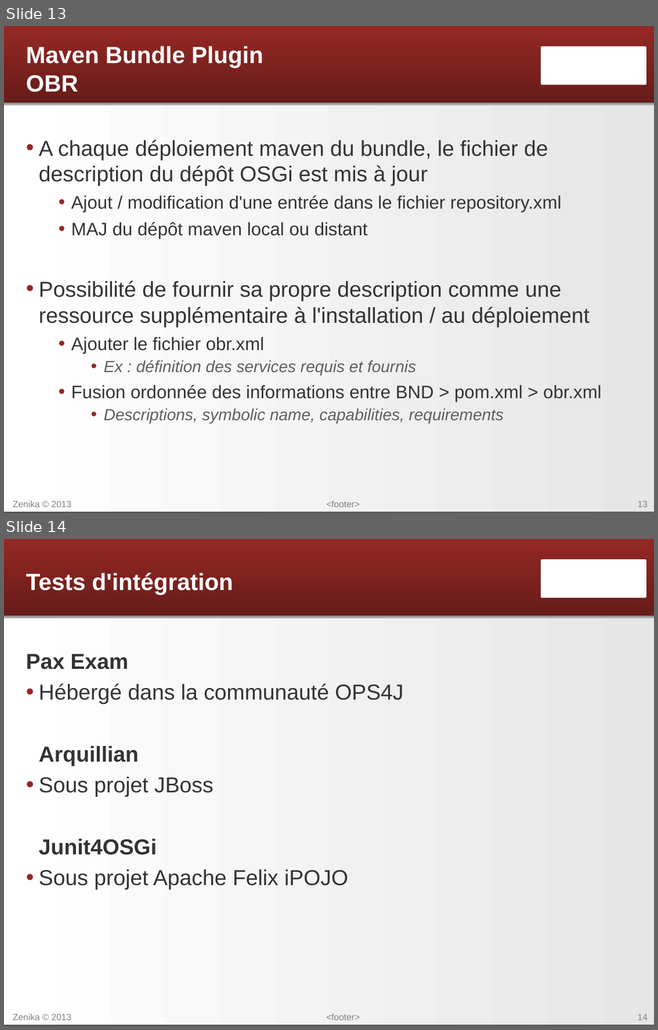
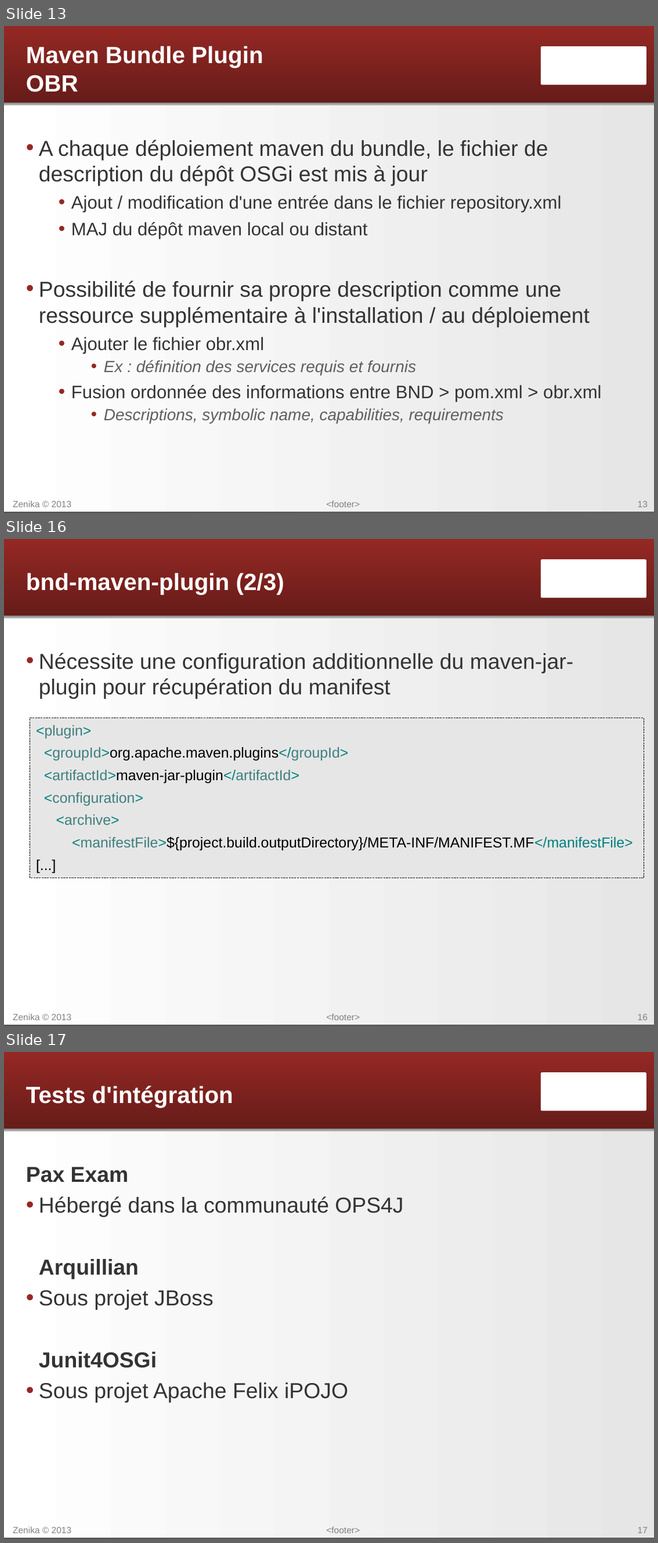
Before and after one commit to Zenika-Training/formation-osgi, a slide deck: SVN/OSGi - 11 - Industrialisation.odp. Shown one above the other, each under a label of ours: slides 13 and 14 before the commit, slides 13, 16 and 17 after it; the slides between them are not shown. The pictures are 658x1030 and 658x1543 pixels, drawn with LibreOffice and Linux fonts; fonts in the diff are those of the drawing; background and template pictures are left out. Boxes give left, top, right and bottom in pixels: in the first picture for what was removed or moved away, otherwise in the second. Text is boxed around its words. In the diff, an @@ line names an element or a change of style, - is before the commit and + after.

Commit message:
Ajout de slides de présentation du bnd-maven-plugin (alternative au maven-bundle-plugin, slides 14-16)

```diff
--- a/SVN/OSGi - 11 - Industrialisation.odp
+++ b/SVN/OSGi - 11 - Industrialisation.odp
@@ slide 16 added at [4,539,654,1026], background gradient #D5DFE7 to #FEFEFE; not listed: 7 template elements that a slide beside it also shows @@
@@ title added at [26,573,284,595], 26 pt, text #FFFFFF, bold @@
+bnd-maven-plugin (2/3)
@@ text added at [39,653,573,699], 24 pt, text #333333 @@
+• Nécessite une configuration additionnelle du maven-jar-plugin pour récupération du manifest
@@ text added at [30,718,643,885], fill #E6E6E6, outline #000000 0 pt, 16 pt, text #000000 @@
+<plugin>
+<groupId>org.apache.maven.plugins</groupId>
+<artifactId>maven-jar-plugin</artifactId>
+<configuration>
+<archive>
+<manifestFile>${project.build.outputDirectory}/META-INF/MANIFEST.MF</manifestFile>
+[...]
@@ what was slide 14 is now slide 17 @@
@@ page number at [637,1527,647,1533]: text changed @@
-14
+17
```
Also in this commit, not shown: 9 slides changed, 2 other slides added.
